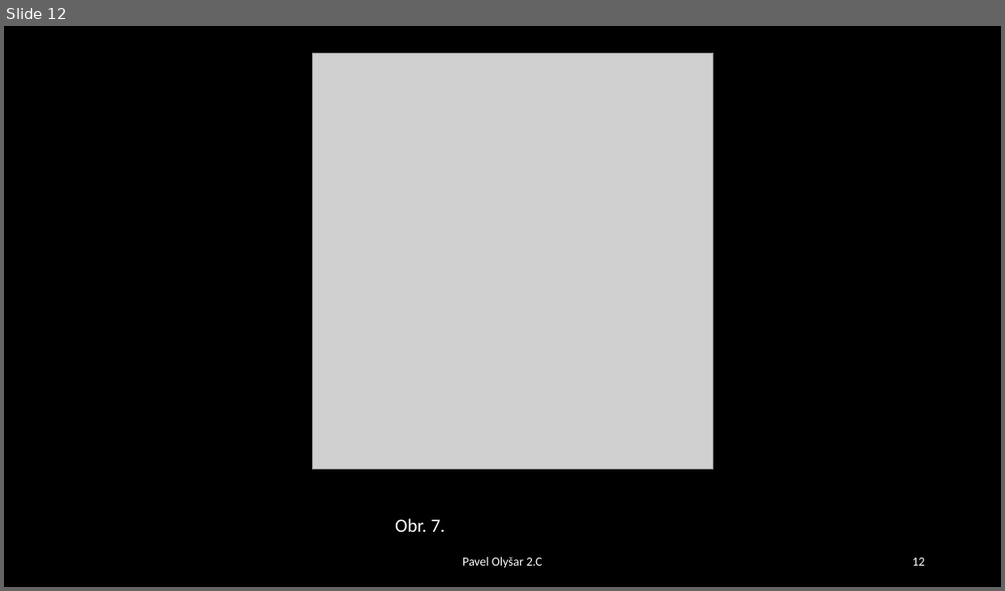
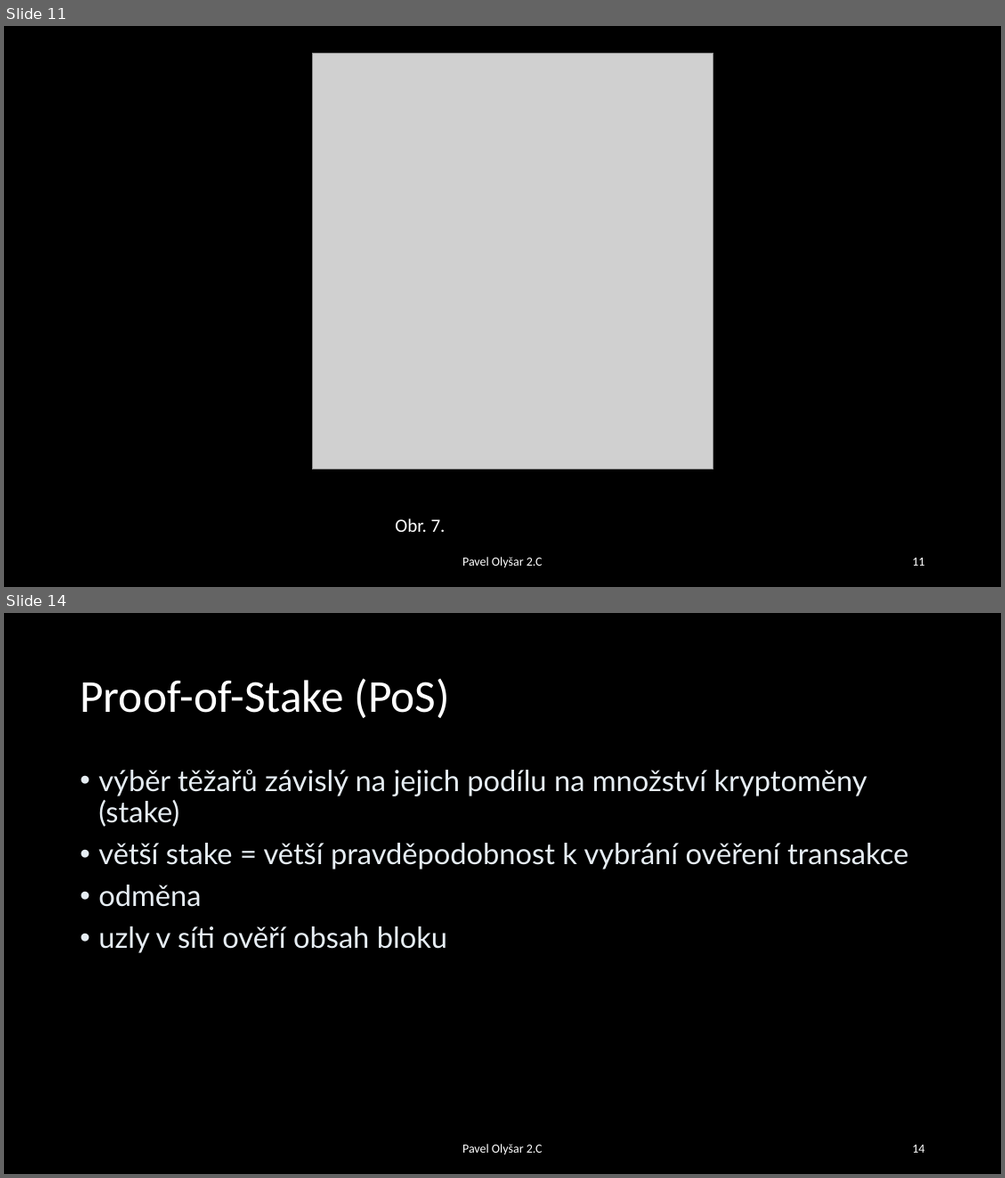
Before and after one commit to PavelOlysar/BlockchainProject, a slide deck: Skripta/Blockchain - Pavel Olyšar.pptx. Shown one above the other, each under a label of ours: slide 12 before the commit, slides 11 and 14 after it; the slides between them are not shown. The pictures are 1005x591 and 1005x1178 pixels, drawn with LibreOffice and Linux fonts; fonts in the diff are those of the drawing; grey boxes stand for pictures. Boxes give left, top, right and bottom in pixels: in the first picture for what was removed or moved away, otherwise in the second. Text is boxed around its words. In the diff, an @@ line names an element or a change of style, - is before the commit and + after.

```diff
--- a/Skripta/Blockchain - Pavel Olyšar.pptx
+++ b/Skripta/Blockchain - Pavel Olyšar.pptx
@@ slide 14 added at box(4, 613, 1001, 1174), background #000000 @@
@@ title added at box(80, 678, 450, 718), 44 pt, text #FFFFFF @@
+Proof-of-Stake (PoS)
@@ text added at box(98, 769, 908, 953), 28 pt, text #E6EDF3 @@
+• výběr těžařů závislý na jejich podílu na množství kryptoměny (stake)
+• větší stake = větší pravděpodobnost k vybrání ověření transakce
+• odměna
+• uzly v síti ověří obsah bloku
@@ text added at box(462, 1143, 542, 1155), 12 pt, text #FFFFFF @@
+Pavel Olyšar 2.C
@@ page number added at box(912, 1144, 924, 1152), 12 pt, text #FFFFFF @@
+14
@@ what was slide 12 is now slide 11 @@
@@ page number at box(912, 557, 924, 565): text changed @@
-12
+11
```
Also in this commit, not shown: 4 slides changed, 7 other slides added, 1 slide removed.
